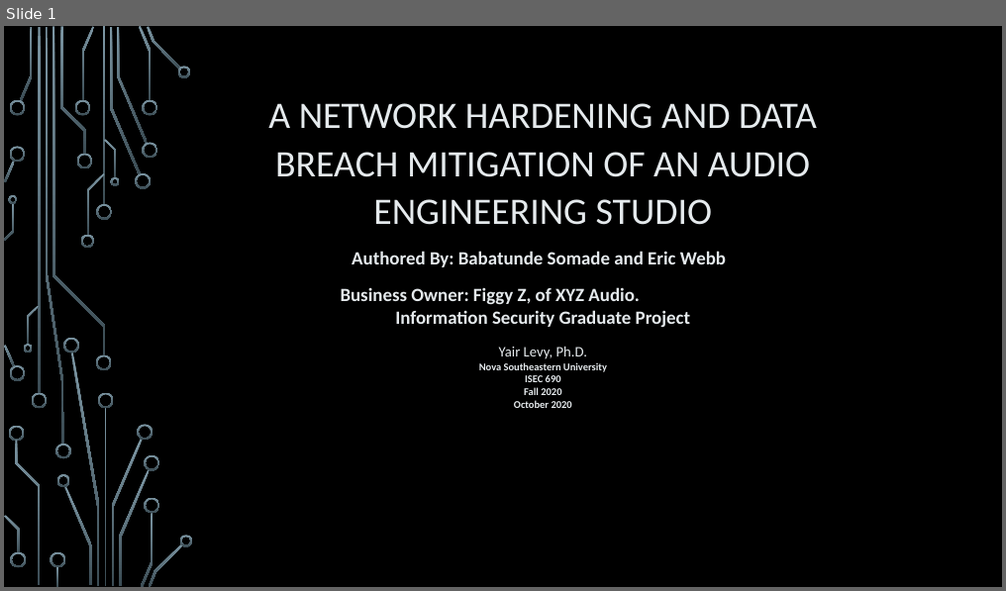
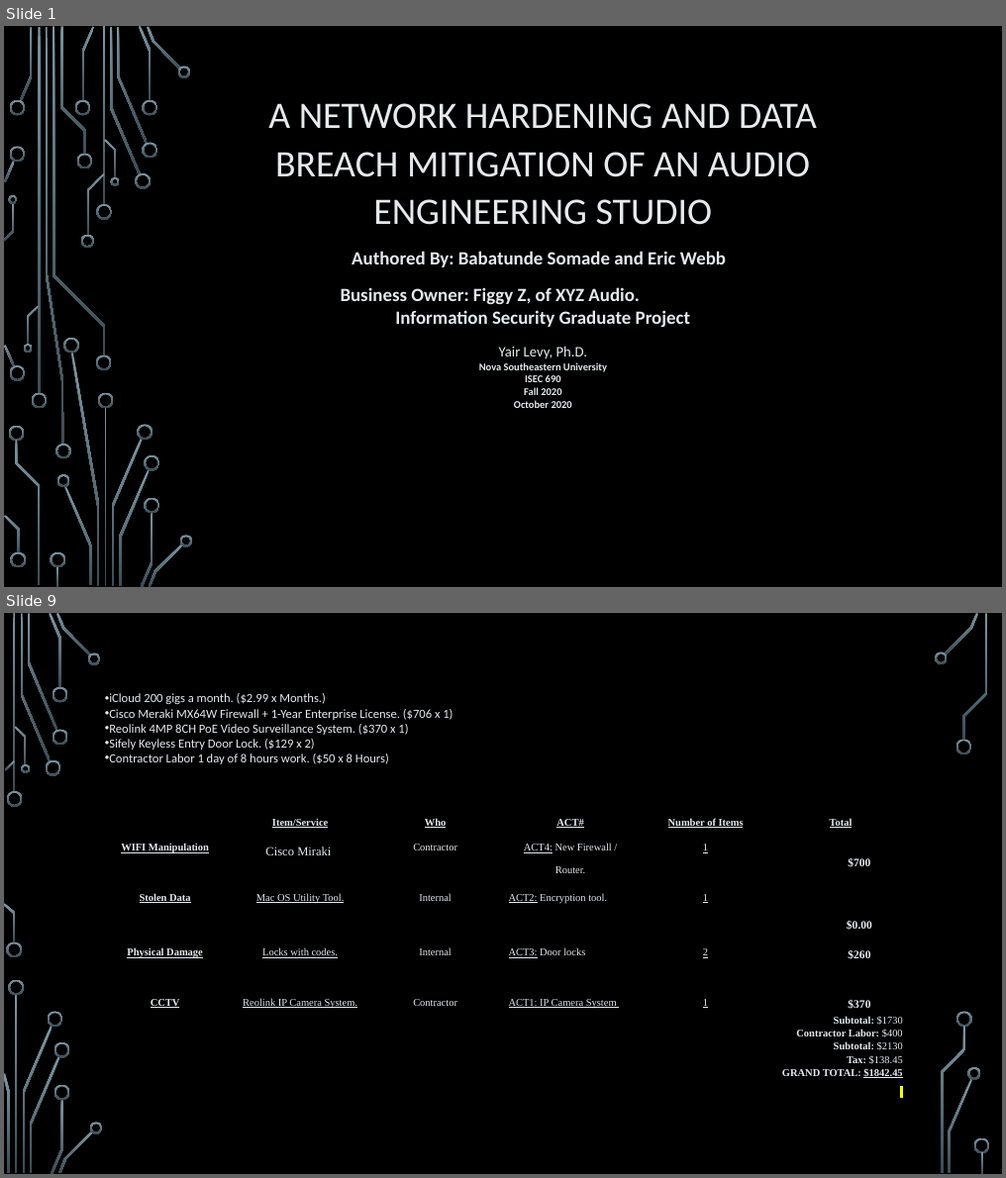
Before and after one commit to webberic92/School, a slide deck: ISEC690_Sec_proj/assignment_3/ISEC690_Team1_Assignment3.pptx. Shown one above the other, each under a label of ours: slide 1 before the commit, slides 1 and 9 after it; the slides between them are not shown. The pictures are 1006x591 and 1006x1178 pixels, drawn with LibreOffice and Linux fonts; fonts in the diff are those of the drawing; background and template pictures are left out. Boxes give left, top, right and bottom in pixels: in the first picture for what was removed or moved away, otherwise in the second. Text is boxed around its words. In the diff, an @@ line names an element or a change of style, - is before the commit and + after.

```diff
--- a/ISEC690_Sec_proj/assignment_3/ISEC690_Team1_Assignment3.pptx
+++ b/ISEC690_Sec_proj/assignment_3/ISEC690_Team1_Assignment3.pptx
@@ slide 9 added at <box>4,613,1002,1174</box>, background picture (left out) @@
@@ text added at <box>125,641,624,694</box>, 18 pt, text #000000, bold @@
+Proposed Costs
@@ text added at <box>109,693,452,764</box>, 12 pt, text #E6E9EE @@
+• iCloud 200 gigs a month. ($2.99 x Months.)
+• Cisco Meraki MX64W Firewall + 1-Year Enterprise License. ($706 x 1)
+• Reolink 4MP 8CH PoE Video Surveillance System. ($370 x 1)
+• Sifely Keyless Entry Door Lock. ($129 x 2)
+• Contractor Labor 1 day of 8 hours work. ($50 x 8 Hours)
@@ table added at <box>98,805,911,1082</box>, 7 rows, 6 columns @@
+ | Item/Service | Who | ACT# | Number of Items | Total
+WIFI Manipulation | Cisco Miraki | Contractor | ACT4: New Firewall / Router. | 1 | $700
+Stolen Data | Mac OS Utility Tool. | Internal | ACT2: Encryption tool. | 1 | $0.00
+Physical Damage | Locks with codes. | Internal | ACT3: Door locks | 2 | $260
+CCTV | Reolink IP Camera System. | Contractor | ACT1: IP Camera System | 1 | $370
+Subtotal: $1730 / Contractor Labor: $400 / Subtotal: $2130 / Tax: $138.45 / GRAND TOTAL: $1842.45 |  |  |  |  | 
+ |  |  |  |  | 
@@ group added at <box>4,613,990,1174</box>: 33 freeform shapes, 3 rectangles @@
```
Also in this commit, not shown: 4 slides changed, 5 other slides added, 6 slides removed.
